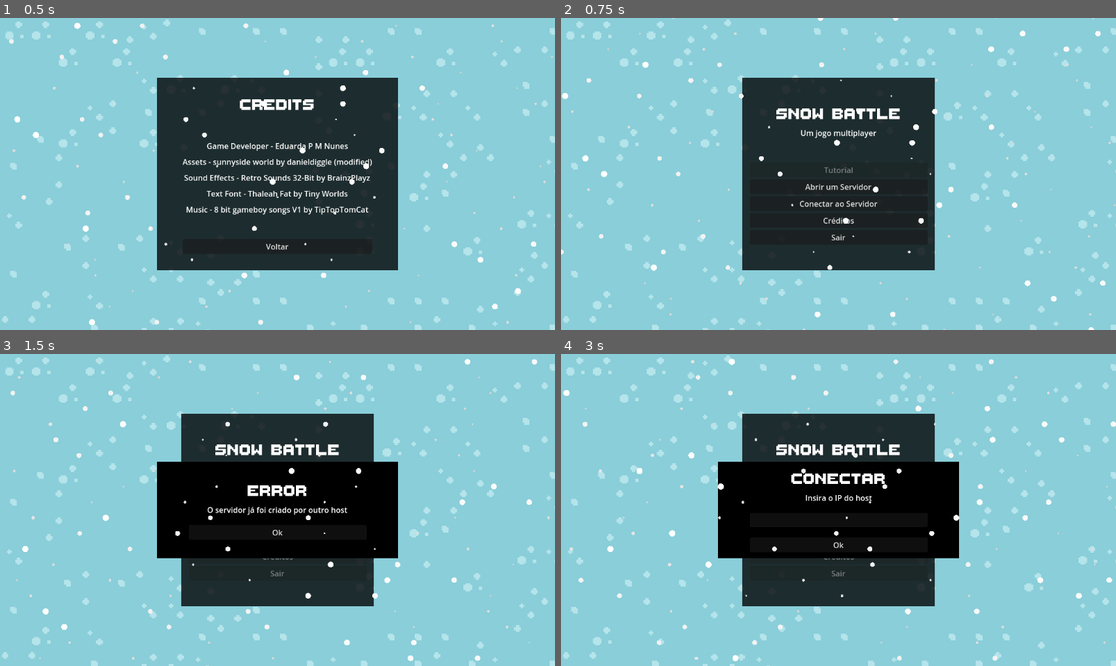
Above: before the commit, frames 1-4 (two rows, left to right).
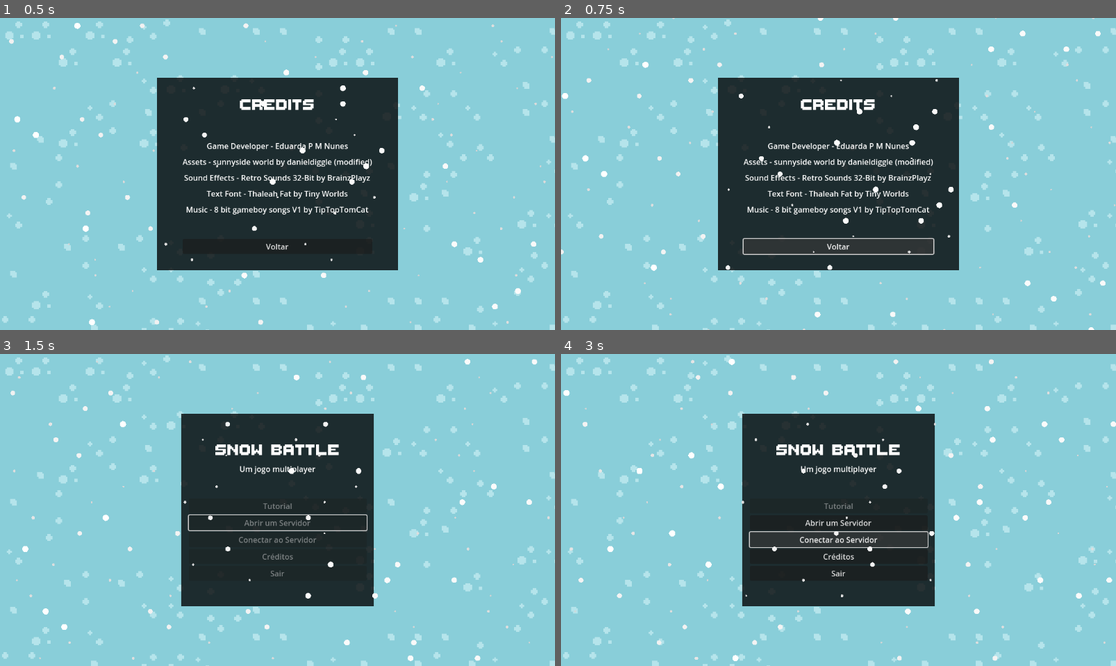
Above: after the commit, the same moments.

Repository: EduardaNunes/Godot-2D-Multiplayer
Game: Godot game, scene res://High_Level_Multiplayer/Scenes/Credits.tscn
Two runs of this game, one before a commit and one after it. Both use one fixed random seed, a clock stepped at 60 frames per second and the inputs below. This scene is started directly instead of the project's main scene. Sound files missing from this copy of the repository are replaced by a short silence.
Inputs:
- Up to frame 1 (0.5 s): no input
- Up to frame 2 (0.75 s): click "Voltar" at 0.5 s
- Up to frame 3 (1.5 s): click "Abrir um Servidor" at 1.25 s
- Up to frame 4 (3 s): click "Ok" at 2 s; click "Conectar ao Servidor" at 2.75 s

Frame 1 is identical in both runs. In frame 2, 8.7% of the frame differs, in the area x 28-72%, y 19-81%; in frame 3, 13%, in the area x 28-72%, y 34-66%; in frame 4, 12%.

Commit message:
add sound effects to all menu buttons

Diff:
--- a/High_Level_Multiplayer/Scenes/Credits.tscn
+++ b/High_Level_Multiplayer/Scenes/Credits.tscn
@@ -6,6 +6,7 @@
 [ext_resource type="Texture2D" uid="uid://kkh8fi3mbhwo" path="res://High_Level_Multiplayer/Assets/Sprites/white_block.png" id="4_oyqm0"]
 [ext_resource type="FontFile" uid="uid://brgd3gf6diskh" path="res://High_Level_Multiplayer/Assets/Fonts/ThaleahFat.ttf" id="5_b20xe"]
 [ext_resource type="PackedScene" uid="uid://dkonumsfg3hbq" path="res://High_Level_Multiplayer/Scenes/Shaders.tscn" id="6_luaiw"]
+[ext_resource type="AudioStream" uid="uid://d2bhuw8rnkhwk" path="res://High_Level_Multiplayer/Assets/Sounds/jump05.wav" id="7_x5suk"]
 
 [sub_resource type="TileSetAtlasSource" id="TileSetAtlasSource_6ypdf"]
 texture = ExtResource("2_luaiw")
@@ -1918,9 +1919,11 @@
 text = "Voltar
 "
 
+[node name="Shaders" parent="." instance=ExtResource("6_luaiw")]
+
 [node name="AudioStreamPlayer2D" type="AudioStreamPlayer2D" parent="."]
-position = Vector2(-59.5, 6)
-
-[node name="Shaders" parent="." instance=ExtResource("6_luaiw")]
+position = Vector2(-59.5, 74)
+stream = ExtResource("7_x5suk")
+volume_db = 10.0
 
 [connection signal="pressed" from="Panel/Container/VBoxContainer/Back" to="." method="_on_back_pressed"]
--- a/High_Level_Multiplayer/Scenes/Esc_Menu.tscn
+++ b/High_Level_Multiplayer/Scenes/Esc_Menu.tscn
@@ -1,8 +1,9 @@
-[gd_scene load_steps=5 format=3 uid="uid://12e5jjb14p1n"]
+[gd_scene load_steps=6 format=3 uid="uid://12e5jjb14p1n"]
 
 [ext_resource type="Script" uid="uid://mgj5c1a7ay6r" path="res://High_Level_Multiplayer/Scripts/esc_menu.gd" id="1_f3b3w"]
 [ext_resource type="Texture2D" uid="uid://kkh8fi3mbhwo" path="res://High_Level_Multiplayer/Assets/Sprites/white_block.png" id="2_h1d53"]
 [ext_resource type="FontFile" uid="uid://brgd3gf6diskh" path="res://High_Level_Multiplayer/Assets/Fonts/ThaleahFat.ttf" id="3_7ji0d"]
+[ext_resource type="AudioStream" uid="uid://d2bhuw8rnkhwk" path="res://High_Level_Multiplayer/Assets/Sounds/jump05.wav" id="4_h1d53"]
 
 [sub_resource type="StyleBoxTexture" id="StyleBoxTexture_6nxv2"]
 texture = ExtResource("2_h1d53")
@@ -84,8 +85,10 @@
 layout_mode = 2
 text = "Não"
 
-[node name="AudioStreamPlayer2D" type="AudioStreamPlayer2D" parent="Panel/Container/VBoxContainer/VBoxContainer"]
-position = Vector2(-451, -271)
+[node name="AudioStreamPlayer2D" type="AudioStreamPlayer2D" parent="."]
+position = Vector2(-59.5, 74)
+stream = ExtResource("4_h1d53")
+volume_db = 10.0
 
 [connection signal="pressed" from="Panel/Container/VBoxContainer/VBoxContainer/Exit" to="." method="_on_exit_pressed"]
 [connection signal="pressed" from="Panel/Container/VBoxContainer/VBoxContainer/Cancel" to="." method="_on_cancel_pressed"]
--- a/High_Level_Multiplayer/Scenes/Menu.tscn
+++ b/High_Level_Multiplayer/Scenes/Menu.tscn
@@ -8,6 +8,7 @@
 [ext_resource type="Texture2D" uid="uid://rot5773rb54" path="res://High_Level_Multiplayer/Assets/Tileset/spr_tileset_sunnysideworld_16px.png" id="3_158ef"]
 [ext_resource type="Texture2D" uid="uid://bn5a5lfy5ucdh" path="res://High_Level_Multiplayer/Assets/Tileset/spr_tileset_sunnysideworld_16px_winter_edition.png" id="4_4ihmy"]
 [ext_resource type="PackedScene" uid="uid://dkonumsfg3hbq" path="res://High_Level_Multiplayer/Scenes/Shaders.tscn" id="8_7mncx"]
+[ext_resource type="AudioStream" uid="uid://d2bhuw8rnkhwk" path="res://High_Level_Multiplayer/Assets/Sounds/jump05.wav" id="9_wvbt5"]
 
 [sub_resource type="TileSetAtlasSource" id="TileSetAtlasSource_7mncx"]
 texture = ExtResource("3_158ef")
@@ -2051,6 +2052,8 @@
 
 [node name="AudioStreamPlayer2D" type="AudioStreamPlayer2D" parent="."]
 position = Vector2(-59.5, 74)
+stream = ExtResource("9_wvbt5")
+volume_db = 10.0
 
 [connection signal="pressed" from="Main/Container/VBoxContainer/VBoxContainer/Tutorial" to="." method="_on_tutorial_pressed"]
 [connection signal="pressed" from="Main/Container/VBoxContainer/VBoxContainer/Host" to="." method="_on_host_pressed"]
--- a/High_Level_Multiplayer/Scripts/credits.gd
+++ b/High_Level_Multiplayer/Scripts/credits.gd
@@ -1,6 +1,7 @@
 extends Control
 
 @export var buttons : Array[Button]
+@onready var audioPlayer : AudioStreamPlayer2D = $AudioStreamPlayer2D
 
 # ---------------------------------------------------------------------------- #
 
@@ -10,7 +11,10 @@
 # ---------------------------------------------------------------------------- #
 
 func _on_back_pressed() -> void:
+	audioPlayer.play()
+	await audioPlayer.finished
 	toggle_buttons('disable')
+
 	get_tree().change_scene_to_file(HighLevelNetworkHandler.MENU_SCENE_PATH)
 
 # ---------------------------------------------------------------------------- #
--- a/High_Level_Multiplayer/Scripts/esc_menu.gd
+++ b/High_Level_Multiplayer/Scripts/esc_menu.gd
@@ -1,6 +1,7 @@
 extends Control
 
 #@export var menuScene : PackedScene
+@onready var audioPlayer : AudioStreamPlayer2D = $AudioStreamPlayer2D
 
 # ---------------------------------------------------------------------------- #
 
@@ -20,6 +21,9 @@
 # ---------------------------------------------------------------------------- #
 
 func _on_exit_pressed() -> void:
+	audioPlayer.play()
+	await audioPlayer.finished
+
 	multiplayer.multiplayer_peer = null
 	#get_tree().change_scene_to_packed(menuScene)
 	get_tree().change_scene_to_file(HighLevelNetworkHandler.MENU_SCENE_PATH)
@@ -27,6 +31,9 @@
 # ---------------------------------------------------------------------------- #
 
 func _on_cancel_pressed() -> void:
+	audioPlayer.play()
+	await audioPlayer.finished
+
 	self.visible = false
 
 # ---------------------------------------------------------------------------- #
--- a/High_Level_Multiplayer/Scripts/menu.gd
+++ b/High_Level_Multiplayer/Scripts/menu.gd
@@ -9,6 +9,7 @@
 
 @onready var errorPanel : Panel = $Error
 @onready var errorLabel : Label = $Error/Container/VBoxContainer/VBoxContainer2/Subtitle
+@onready var audioPlayer : AudioStreamPlayer2D = $AudioStreamPlayer2D
 
 @onready var inputIPPanel : Panel = $Input_IP
 @onready var inputIP : LineEdit = $Input_IP/Container/VBoxContainer/LineEdit
@@ -26,6 +27,9 @@
 
 func _on_host_pressed() -> void:
 	toggle_buttons('disable')
+	audioPlayer.play()
+	await audioPlayer.finished
+
 	var sucess = HighLevelNetworkHandler.start_server()
 
 	if sucess:
@@ -37,10 +41,15 @@
 # ---------------------------------------------------------------------------- #
 
 func _on_client_pressed() -> void:
+	audioPlayer.play()
+	await audioPlayer.finished
 	toggle_buttons('disable')
 	toggle_input_ip_panel()
 
 func _on_input_ip_ok_pressed() -> void:
+	audioPlayer.play()
+	await audioPlayer.finished
+
 	HighLevelNetworkHandler.start_client(inputIP.text)
 	toggle_input_ip_panel()
 
@@ -53,19 +62,28 @@
 # ---------------------------------------------------------------------------- #
 
 func _on_tutorial_pressed() -> void:
+	audioPlayer.play()
+	await audioPlayer.finished
 	toggle_buttons('disable')
+
 	get_tree().change_scene_to_packed(tutorialScene)
 
 # ---------------------------------------------------------------------------- #
 
 func _on_credits_pressed() -> void:
+	audioPlayer.play()
+	await audioPlayer.finished
 	toggle_buttons('disable')
+
 	get_tree().change_scene_to_packed(CreditsScene)
 
 # ---------------------------------------------------------------------------- #
 
 func _on_exit_pressed() -> void:
+	audioPlayer.play()
+	await audioPlayer.finished
 	toggle_buttons('disable')
+
 	get_tree().quit()
 
 # ---------------------------------------------------------------------------- #
@@ -97,6 +115,9 @@
 # ---------------------------------------------------------------------------- #
 
 func _on_error_ok_pressed() -> void:
+	audioPlayer.play()
+	await audioPlayer.finished
+
 	errorLabel.text = 'Um erro aconteceu'
 	toggle_error_panel()
 
Not shown: 1 places in High_Level_Multiplayer/Scenes/Credits.tscn that only renumber resources
Not shown: 1 places in High_Level_Multiplayer/Scenes/Menu.tscn that only renumber resources
